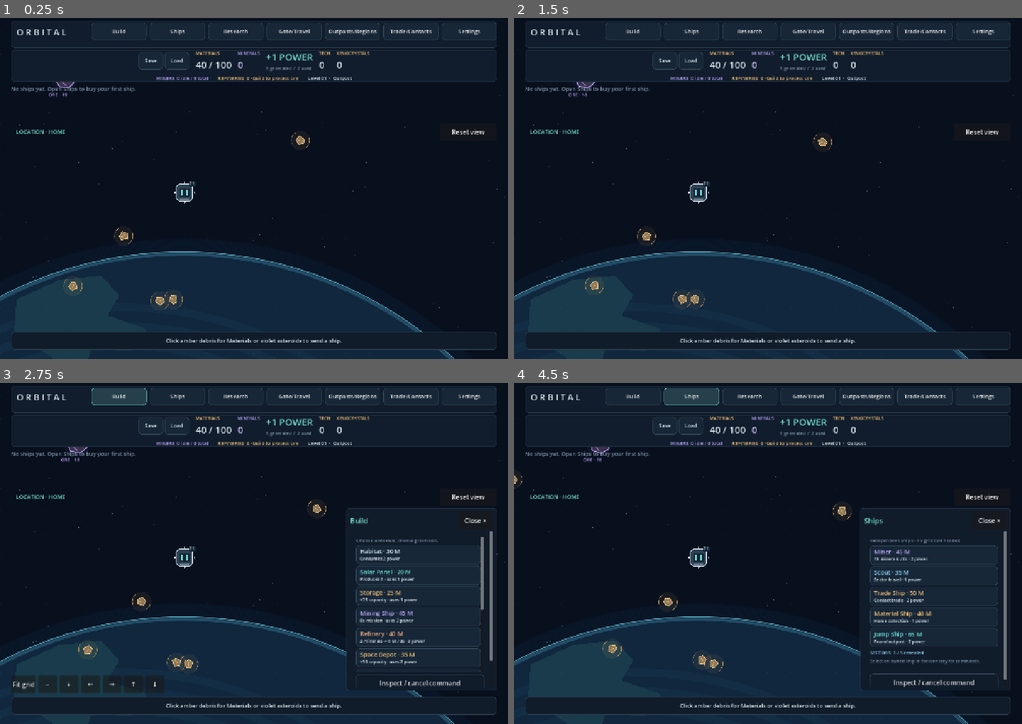
Above: before the commit, frames 1-4 (two rows, left to right).
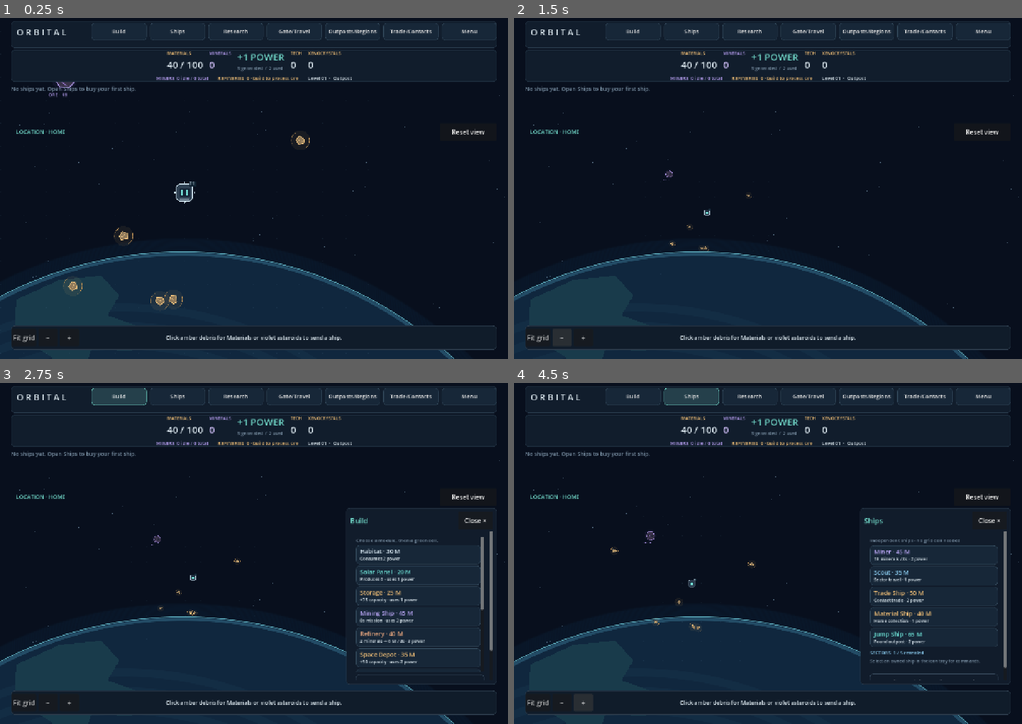
Above: after the commit, the same moments.

Repository: pidiman/orbital
Game: Godot game, scene res://orbital.tscn
Two runs of this game, one before a commit and one after it. Both use one fixed random seed, a clock stepped at 60 frames per second and the inputs below.
Inputs (mouse positions are in pixels of both pictures, inside the frame that each line leads up to):
- Up to frame 1 (0.25 s): no input
- Up to frame 2 (1.5 s): click (539, 338) at 0.5 s, where only the run after the commit has a clickable "Fit grid"; click (559, 338) at 1.25 s, where only the run after the commit has a clickable "−"
- Up to frame 3 (2.75 s): click "Build" at 2 s
- Up to frame 4 (4.5 s): click "Inspect / cancel command" at 2.75 s; click "Ships" at 3.5 s; click (585, 703) at 4.25 s, where only the run after the commit has a clickable "+"

The runs differ from the first frame. In frame 1, 2.2% of the frame differs, in the area x 2-98%, y 3-96%; in frame 2, 2.8%; in frame 3, 3.5%; in frame 4, 3.1%.

Commit message:
UI: Menu dropdown, status-bar Fit grid/zoom with Settings show/hide toggle, [ ] keyboard zoom

Diff:
--- a/data/camera_controls.json
+++ b/data/camera_controls.json
@@ -4,6 +4,18 @@
   "edge_width": 24.0,
   "bounds_margin": 240.0,
   "options": [
-    {"id": "edge_scrolling", "label": "Edge scrolling", "type": "bool", "default": false}
-  ]
+    {
+      "id": "edge_scrolling",
+      "label": "Edge scrolling",
+      "type": "bool",
+      "default": false
+    },
+    {
+      "id": "show_grid_controls",
+      "label": "Show Fit grid & zoom controls",
+      "type": "bool",
+      "default": true
+    }
+  ],
+  "keyboard_zoom_rate": 1.5
 }
--- a/scripts/camera_input.gd
+++ b/scripts/camera_input.gd
@@ -75,9 +75,13 @@
 	return Vector2(float(point.x >= area.end.x - band) - float(point.x < band), float(point.y >= area.end.y - band) - float(point.y < band)).normalized()
 
 func _process(delta: float) -> void:
-	if not focused or pending or game.hud.has_open_panel(): return
+	if not focused or pending: return
 	var owner: Control = get_viewport().gui_get_focus_owner()
 	if owner is LineEdit or owner is TextEdit: return
+	var zoom_direction := float(Input.is_physical_key_pressed(KEY_BRACKETRIGHT)) - float(Input.is_physical_key_pressed(KEY_BRACKETLEFT))
+	if zoom_direction != 0.0:
+		game.ship_camera.zoom_view(exp(zoom_direction * float(game.preferences.definitions.keyboard_zoom_rate) * minf(delta, 0.05)))
+	if game.hud.has_open_panel(): return
 	var direction := Vector2(float(Input.is_physical_key_pressed(KEY_D)) - float(Input.is_physical_key_pressed(KEY_A)), float(Input.is_physical_key_pressed(KEY_S)) - float(Input.is_physical_key_pressed(KEY_W)))
 	if direction == Vector2.ZERO: direction = edge_direction(pointer)
 	if direction != Vector2.ZERO:
--- a/scripts/hud.gd
+++ b/scripts/hud.gd
@@ -27,6 +27,9 @@
 var grid_controls: HBoxContainer
 var grid_buttons: Dictionary = {}
 var menu_buttons: Dictionary = {}
+var menu_panel: PanelContainer
+var settings_button: Button
+var footer_balance: Control
 var settings_panel: PanelContainer
 var settings_toggles: Dictionary = {}
 var managed_panels: Array[PanelContainer] = []
@@ -251,7 +254,7 @@
 	footer.set_anchors_and_offsets_preset(Control.PRESET_BOTTOM_WIDE)
 	footer.offset_left = 28
 	footer.offset_right = -28
-	footer.offset_top = -68
+	footer.offset_top = -84
 	footer.offset_bottom = -24
 	footer.add_theme_stylebox_override("panel", _style(Color("101c2a"), Color("2b3a4a")))
 	root.add_child(footer)
@@ -364,7 +367,8 @@
 
 func _process(delta: float) -> void:
 	if is_instance_valid(grid_controls):
-		grid_controls.visible = fleet.regions.primary_station_visible() and (active_menu == "Build" or not selected.is_empty())
+		grid_controls.visible = get_parent().preferences.values.show_grid_controls
+		footer_balance.visible = grid_controls.visible
 	status_time -= delta
 	if status_time <= 0:
 		status_label.text = "Amber: salvage  ·  Violet: mine  ·  Inspect a module to upgrade  ·  Ships: fleet commands" if fleet.regions.primary_station_visible() else "Violet: mine  ·  Outposts/Regions: Scout / view region  ·  Station construction and salvage remain at Home"
@@ -739,7 +743,7 @@
 	root.add_child(menu_scroll)
 	menu_scroll.add_child(toolbar)
 	toolbar.size_flags_horizontal = Control.SIZE_EXPAND_FILL
-	for caption: String in ["Build", "Ships", "Research", "Gate/Travel", "Outposts/Regions", "Trade/Contacts", "Settings"]:
+	for caption: String in ["Build", "Ships", "Research", "Gate/Travel", "Outposts/Regions", "Trade/Contacts", "Menu"]:
 		var button := Button.new()
 		button.text = caption
 		button.custom_minimum_size.y = 44
@@ -754,6 +758,7 @@
 	research_button.queue_free()
 	research_button = menu_buttons["Research"]
 	_setup_settings()
+	_setup_menu()
 	_wrap_panel(panel, "Build / Ships")
 	_wrap_panel(research_panel, "Research")
 	_wrap_panel(gate_panel, "Gate / Travel")
@@ -793,7 +798,7 @@
 	heading.add_child(close)
 	panel_closes[target.get_instance_id()] = close
 	var view: Node = region_navigation if target == region_navigation.panel else target
-	if view != panel and view != ship_context and view != settings_panel:
+	if view != panel and view != ship_context and view != settings_panel and view != menu_panel:
 		var old_close: Button = view.close_button
 		old_close.get_parent().hide()
 		view.close_button = close
@@ -841,10 +846,10 @@
 	region_navigation.location_label.mouse_filter = Control.MOUSE_FILTER_IGNORE
 	orbit_label.hide() # Replaced by the always-visible location indicator and Regions details.
 	for target: PanelContainer in managed_panels:
-		var width: float = minf(380 if target == panel or target == ship_context or target == settings_panel else 820, viewport_size.x - 56)
+		var width: float = minf(380 if target == panel or target == ship_context or target == settings_panel or target == menu_panel else 820, viewport_size.x - 56)
 		target.position = Vector2(viewport_size.x - width - 28, top)
-		var height: float = maxf(100, viewport_size.y - top - 84)
-		target.size = Vector2(width, minf(height, 360) if target == ship_context else height)
+		var height: float = maxf(100, viewport_size.y - top - 100)
+		target.size = Vector2(width, minf(height, 220) if target == menu_panel else (minf(height, 360) if target == ship_context else height))
 
 func close_panels() -> void:
 	if is_instance_valid(dev_panel): dev_panel.hide()
@@ -872,7 +877,8 @@
 		"Build", "Ships":
 			activate_panel(panel, menu)
 			tabs.current_tab = 0 if menu == "Build" else 1
-		"Settings": activate_panel(settings_panel, "Settings")
+		"Menu": activate_panel(menu_panel, "Menu")
+		"Settings": activate_panel(settings_panel, "Menu")
 		"Research": research_panel.open_panel()
 		"Gate/Travel": gate_panel.open_panel()
 		"Outposts/Regions": region_navigation.open_region(fleet.regions.current_region)
@@ -981,8 +987,20 @@
 	grid_controls = HBoxContainer.new()
 	grid_controls.name = "GridViewControls"
 	grid_controls.add_theme_constant_override("separation", 6)
-	root.add_child(grid_controls)
-	for caption: String in ["Fit grid", "−", "+", "←", "→", "↑", "↓"]:
+	var row := HBoxContainer.new()
+	footer.add_child(row)
+	status_label.reparent(row)
+	row.add_child(grid_controls)
+	row.move_child(grid_controls, 0)
+	grid_controls.custom_minimum_size.x = 210
+	status_label.size_flags_horizontal = Control.SIZE_EXPAND_FILL
+	status_label.size_flags_vertical = Control.SIZE_EXPAND_FILL
+	status_label.vertical_alignment = VERTICAL_ALIGNMENT_CENTER
+	footer_balance = Control.new()
+	footer_balance.custom_minimum_size.x = 210
+	footer_balance.mouse_filter = Control.MOUSE_FILTER_IGNORE
+	row.add_child(footer_balance)
+	for caption: String in ["Fit grid", "−", "+"]:
 		var button := Button.new()
 		button.text = caption
 		button.custom_minimum_size = Vector2(48, 44)
@@ -992,10 +1010,11 @@
 		grid_buttons[caption] = button
 	get_viewport().size_changed.connect(_layout_grid_controls)
 	_layout_grid_controls()
-	grid_controls.hide()
+	grid_controls.visible = get_parent().preferences.values.show_grid_controls
+	footer_balance.visible = grid_controls.visible
 
 func _layout_grid_controls() -> void:
-	grid_controls.position = Vector2(28, get_viewport().get_visible_rect().size.y - 122)
+	grid_controls.size_flags_vertical = Control.SIZE_SHRINK_CENTER
 
 func _grid_action(caption: String) -> void:
 	var camera: Camera2D = get_parent().ship_camera
@@ -1003,10 +1022,6 @@
 		"Fit grid": camera.fit_grid()
 		"−": camera.zoom_view(1.0 / 1.25)
 		"+": camera.zoom_view(1.25)
-		"←": camera.pan_view(Vector2.LEFT)
-		"→": camera.pan_view(Vector2.RIGHT)
-		"↑": camera.pan_view(Vector2.UP)
-		"↓": camera.pan_view(Vector2.DOWN)
 
 func _setup_settings() -> void:
 	settings_panel = PanelContainer.new()
@@ -1041,3 +1056,19 @@
 		if control.is_visible_in_tree() and control.get_global_rect().has_point(point): return true
 	var hovered := get_viewport().gui_get_hovered_control()
 	return is_instance_valid(hovered) and hovered != root and hovered.mouse_filter != Control.MOUSE_FILTER_IGNORE
+
+func _setup_menu() -> void:
+	menu_panel = PanelContainer.new()
+	menu_panel.name = "MainMenu"
+	root.add_child(menu_panel)
+	var body := VBoxContainer.new()
+	menu_panel.add_child(body)
+	var old_row := save_button.get_parent()
+	save_button.reparent(body)
+	load_button.reparent(body)
+	old_row.queue_free()
+	settings_button = Button.new()
+	settings_button.text = "Settings"
+	settings_button.pressed.connect(func() -> void: open_menu("Settings"))
+	body.add_child(settings_button)
+	_wrap_panel(menu_panel, "Menu")
--- a/tests/camera_playthrough.gd
+++ b/tests/camera_playthrough.gd
@@ -69,7 +69,7 @@
 	game.preferences.path = "user://camera-test-preferences.cfg"
 	game.preferences.enabled = true
 	before = game.persistence.snapshot()
-	await use(hud.menu_buttons.Settings)
+	await use(hud.settings_button)
 	await use(hud.settings_toggles.edge_scrolling)
 	checks.toggle_on = game.preferences.values.edge_scrolling
 	checks.menu_blocks_edge = input.edge_direction(Vector2(1, 450)) == Vector2.ZERO
@@ -85,7 +85,7 @@
 	input._process(0.05)
 	checks.edge_moves = camera.position.x < origin.x
 	checks.ui_blocks_edge = input.edge_direction(Vector2(40, 30)) == Vector2.ZERO
-	await use(hud.menu_buttons.Settings)
+	await use(hud.settings_button)
 	await use(hud.settings_toggles.edge_scrolling)
 	hud.close_panels()
 	checks.toggle_off = input.edge_direction(Vector2(1, 450)) == Vector2.ZERO
@@ -99,7 +99,7 @@
 	checks.reset = camera.position == center and camera.zoom == Vector2.ONE
 	camera.fit_grid()
 	checks.fit = camera.zoom.x < 1.0
-	await use(hud.menu_buttons.Settings)
+	await use(hud.settings_button)
 	save_frame("camera_settings")
 	game.fleet._discover_region("venus")
 	game.fleet.regions.current_region = "venus"
--- a/tests/grid_ship_map_playthrough.gd
+++ b/tests/grid_ship_map_playthrough.gd
@@ -13,13 +13,11 @@
 	await click(game.get_viewport().get_canvas_transform() * game.board.world_to_screen(Vector2(464, 0)))
 	checks.outer_cell_ui_build = game.model.modules.get(Vector2(464, 0)) == "solar"
 	checks.existing_positions_fixed = original.keys().all(func(p: Vector2) -> bool: return game.model.modules.get(p) == original[p])
-	checks.grid_controls_clear_footer = hud.grid_controls.get_global_rect().end.y < hud.footer.position.y
+	checks.grid_controls_inside_footer = hud.footer.get_global_rect().encloses(hud.grid_controls.get_global_rect())
 	var previous_zoom: Vector2 = game.ship_camera.zoom
 	await touch_at(hud.grid_buttons["+"].get_global_rect().get_center())
 	checks.touch_zoom = game.ship_camera.zoom.x > previous_zoom.x
-	var previous_position: Vector2 = game.ship_camera.position
-	await touch_at(hud.grid_buttons["→"].get_global_rect().get_center())
-	checks.touch_pan = game.ship_camera.position.x > previous_position.x
+	checks.no_arrow_controls = hud.grid_buttons.size() == 3
 	await use(hud.grid_buttons["Fit grid"])
 	save_frame("expanded_grid")
 	hud.close_panels()
--- /dev/null
+++ b/tests/menu_controls_playthrough.gd
@@ -0,0 +1,73 @@
+extends "res://tests/outpost_playthrough.gd"
+
+func zoom_key(code: int, frames: int) -> void:
+	var event := InputEventKey.new()
+	event.physical_keycode = code
+	event.pressed = true
+	Input.parse_input_event(event)
+	Input.flush_buffered_events()
+	game.camera_input.focused = true
+	for frame in frames: game.camera_input._process(0.05)
+	event = InputEventKey.new()
+	event.physical_keycode = code
+	Input.parse_input_event(event)
+	Input.flush_buffered_events()
+
+func _ready() -> void:
+	await settle(3)
+	game = get_tree().root.get_node("Orbital")
+	game.get_node("ResourceClock").set_process(false)
+	game.camera_input.set_process(false)
+	var hud = game.hud
+	var camera = game.ship_camera
+	var before: Dictionary = game.persistence.snapshot()
+	checks.top_menu = hud.menu_buttons.has("Menu") and not hud.menu_buttons.has("Settings")
+	checks.save_load_relocated = hud.menu_panel.is_ancestor_of(hud.save_button) and hud.menu_panel.is_ancestor_of(hud.load_button) and not hud.resource_bar.is_ancestor_of(hud.save_button) and not hud.resource_bar.is_ancestor_of(hud.load_button)
+	checks.no_arrows = hud.grid_buttons.size() == 3
+	checks.default_visible = game.preferences.values.show_grid_controls and hud.grid_controls.is_visible_in_tree()
+	checks.footer_parent = hud.footer.is_ancestor_of(hud.grid_controls)
+	checks.message_centered = is_equal_approx(hud.status_label.get_global_rect().get_center().x, hud.footer.get_global_rect().get_center().x)
+	checks.no_overlap = not hud.status_label.get_global_rect().intersects(hud.grid_controls.get_global_rect())
+	await use(hud.menu_buttons.Menu)
+	save_frame("menu")
+	await use(hud.settings_button)
+	checks.nested_settings = hud.settings_panel.visible and not hud.menu_panel.visible
+	game.preferences.path = "user://menu-controls-test-%d.cfg" % OS.get_process_id()
+	game.preferences.enabled = true
+	await use(hud.settings_toggles.show_grid_controls)
+	checks.hidden = not hud.grid_controls.visible
+	var restored = preload("res://scripts/client_preferences.gd").new()
+	restored.path = game.preferences.path
+	restored.load_preferences()
+	checks.reload_hidden = not restored.values.show_grid_controls
+	await zoom_key(KEY_BRACKETLEFT, 1)
+	checks.hidden_zoom_out = camera.zoom.x < 1.0 and camera.zoom.x > 0.15
+	await zoom_key(KEY_BRACKETRIGHT, 2)
+	checks.hidden_zoom_in = camera.zoom.x > 1.0
+	await zoom_key(KEY_BRACKETRIGHT, 100)
+	checks.max_zoom = is_equal_approx(camera.zoom.x, 2.0)
+	await zoom_key(KEY_BRACKETLEFT, 100)
+	checks.min_zoom = is_equal_approx(camera.zoom.x, 0.15)
+	await use(hud.settings_toggles.show_grid_controls)
+	checks.shown = hud.grid_controls.visible
+	restored.load_preferences()
+	checks.reload_shown = restored.values.show_grid_controls
+	hud.close_panels()
+	await use(hud.grid_buttons["Fit grid"])
+	checks.fit_works = camera.zoom.x < 1.0
+	var zoom_before: float = camera.zoom.x
+	await use(hud.grid_buttons["+"])
+	checks.plus_works = camera.zoom.x > zoom_before
+	await use(hud.grid_buttons["−"])
+	checks.minus_works = is_equal_approx(camera.zoom.x, zoom_before)
+	checks.game_unchanged = before == game.persistence.snapshot()
+	DirAccess.remove_absolute(ProjectSettings.globalize_path(game.preferences.path))
+	get_window().content_scale_size = Vector2i(960, 720)
+	get_window().size = Vector2i(960, 720)
+	hud.message("Material Ship waiting — storage full")
+	await settle(5)
+	checks.small_centered = is_equal_approx(hud.status_label.get_global_rect().get_center().x, hud.footer.get_global_rect().get_center().x)
+	checks.small_clearance = not hud.status_label.get_global_rect().intersects(hud.grid_controls.get_global_rect())
+	save_frame("bottom_controls")
+	report("checks", checks)
+	finish()
--- a/tests/outpost_playthrough.gd
+++ b/tests/outpost_playthrough.gd
@@ -147,7 +147,8 @@
 				break
 	if not button.is_visible_in_tree():
 		var menu: String = ""
-		if game.hud.tool_buttons.values().has(button): menu = "Build"
+		if game.hud.menu_panel.is_ancestor_of(button): menu = "Menu"
+		elif game.hud.tool_buttons.values().has(button): menu = "Build"
 		elif game.hud.region_navigation.region_buttons.values().has(button): menu = "Outposts/Regions"
 		elif game.hud.panel.is_ancestor_of(button): menu = "Ships"
 		if not menu.is_empty():
Not shown, added: tests/menu_controls_playthrough.gd.uid
Not shown, changed: docs/camera-controls.md
